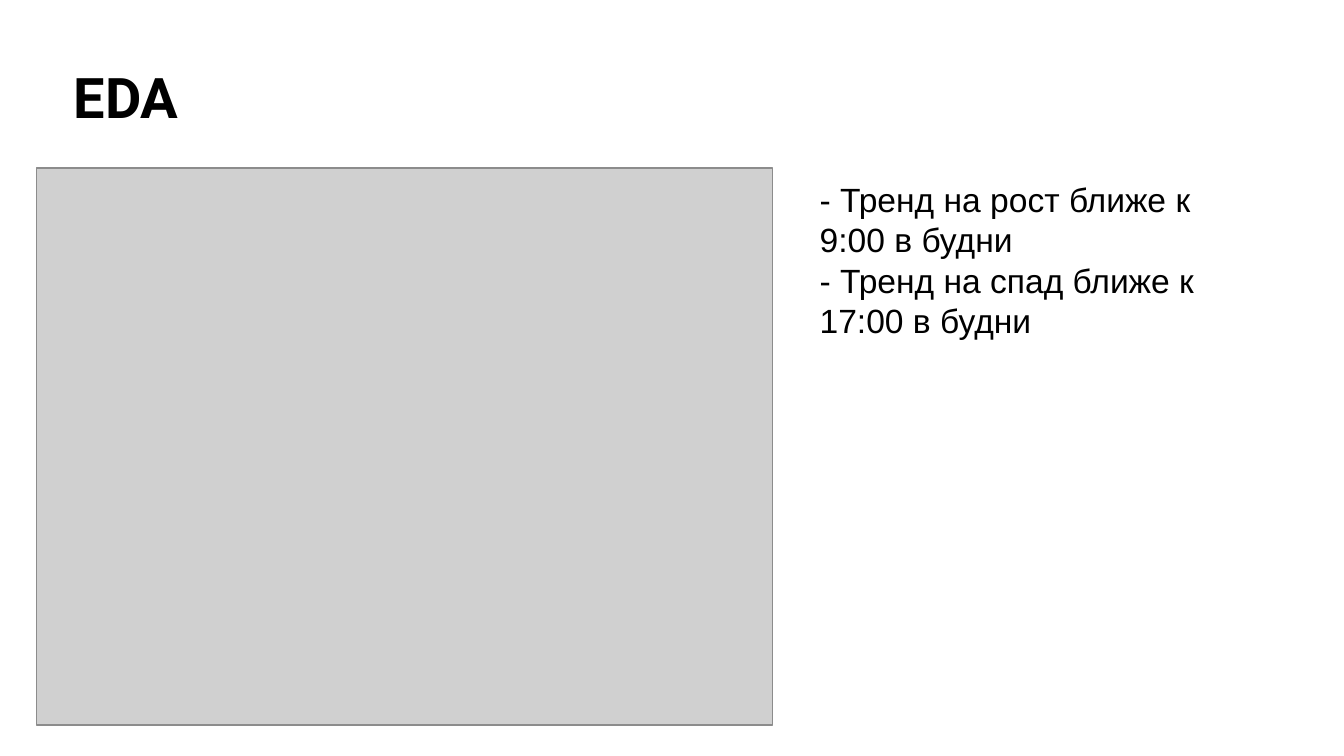
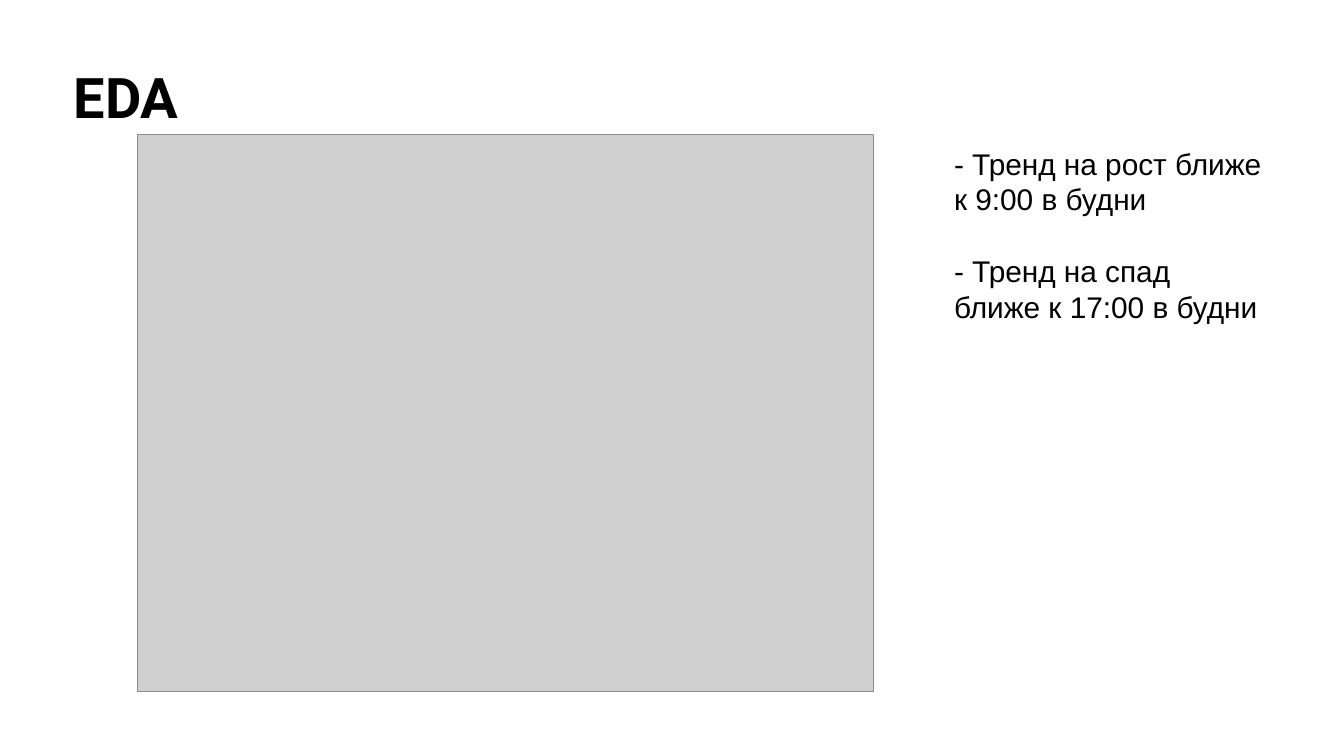
Before and after one commit to m0zart89/otus-ml-pro-2024-05, a slide deck: slide 12 of presentation.pptx (slide 11 before the commit). Drawn at 1344x756 pixels with LibreOffice and Linux fonts; fonts in the diff are those of the drawing; grey boxes stand for pictures; background and template pictures are left out. Boxes give left, top, right and bottom in pixels: in the first picture for what was removed or moved away, otherwise in the second. Text is boxed around its words. In the diff, an @@ line names an element or a change of style, - is before the commit and + after.

```diff
--- a/presentation.pptx
+++ b/presentation.pptx
@@ picture: place and size @@
-picture at box(36, 168, 773, 724)
+picture at box(137, 134, 874, 691)
@@ text "- Тренд на рост ближе ...": place and size @@
-text "- Тренд на рост ближе ..." at box(820, 187, 1194, 339)
+text "- Тренд на рост ближе ..." at box(954, 153, 1261, 323)
@@ text "- Тренд на рост ближе ..." at box(954, 153, 1261, 323): size 18 to 16 pt @@
```
Also in this commit, not shown: 24 other slides changed, 1 slide added.
